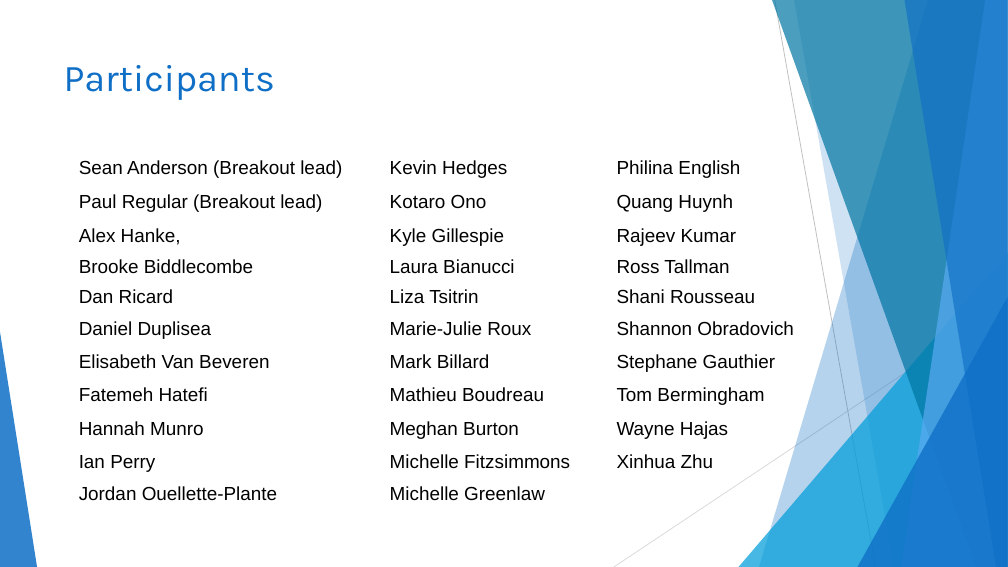
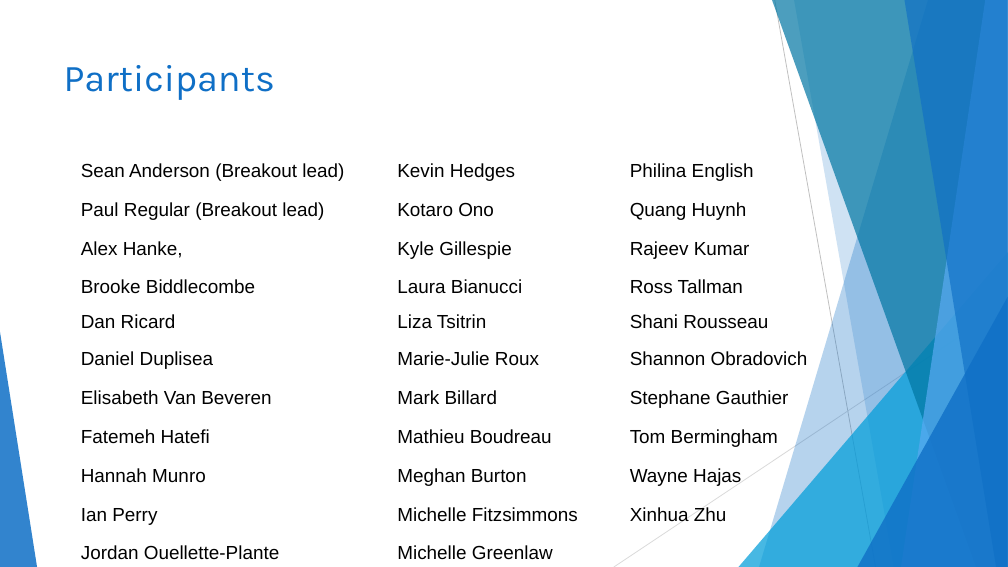
Before and after one commit to TESA-workshops/sim-geostat-survey, a slide deck: slide 2 of report/sim-geostat-survey-report.pptx. Drawn at 1008x567 pixels with LibreOffice and Linux fonts; fonts in the diff are those of the drawing. Boxes give left, top, right and bottom in pixels: in the first picture for what was removed or moved away, otherwise in the second. Text is boxed around its words. In the diff, an @@ line names an element or a change of style, - is before the commit and + after.

```diff
--- a/report/sim-geostat-survey-report.pptx
+++ b/report/sim-geostat-survey-report.pptx
@@ table at (x1=76, y1=151, x2=854, y2=567) @@
@@ indent changed @@
@@ more space between paragraphs @@
@@ table resized from (x1=76, y1=151, x2=837, y2=567) to (x1=76, y1=151, x2=854, y2=567) @@
```
Also in this commit, not shown: 12 slides added.
